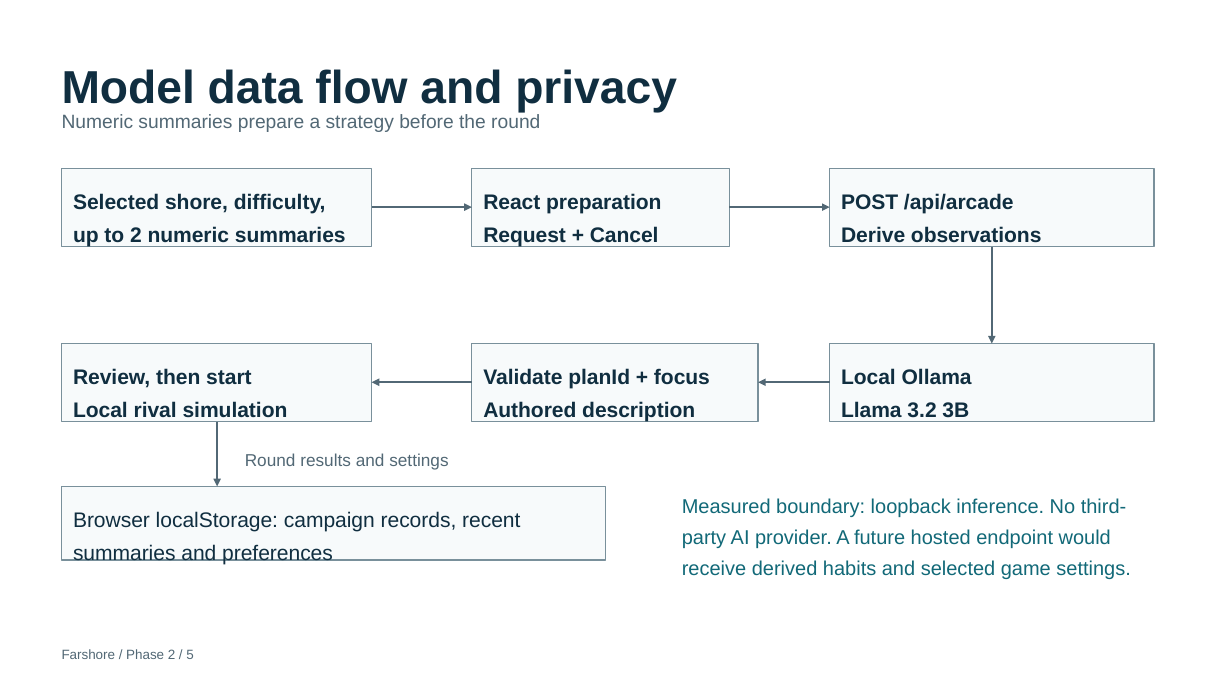
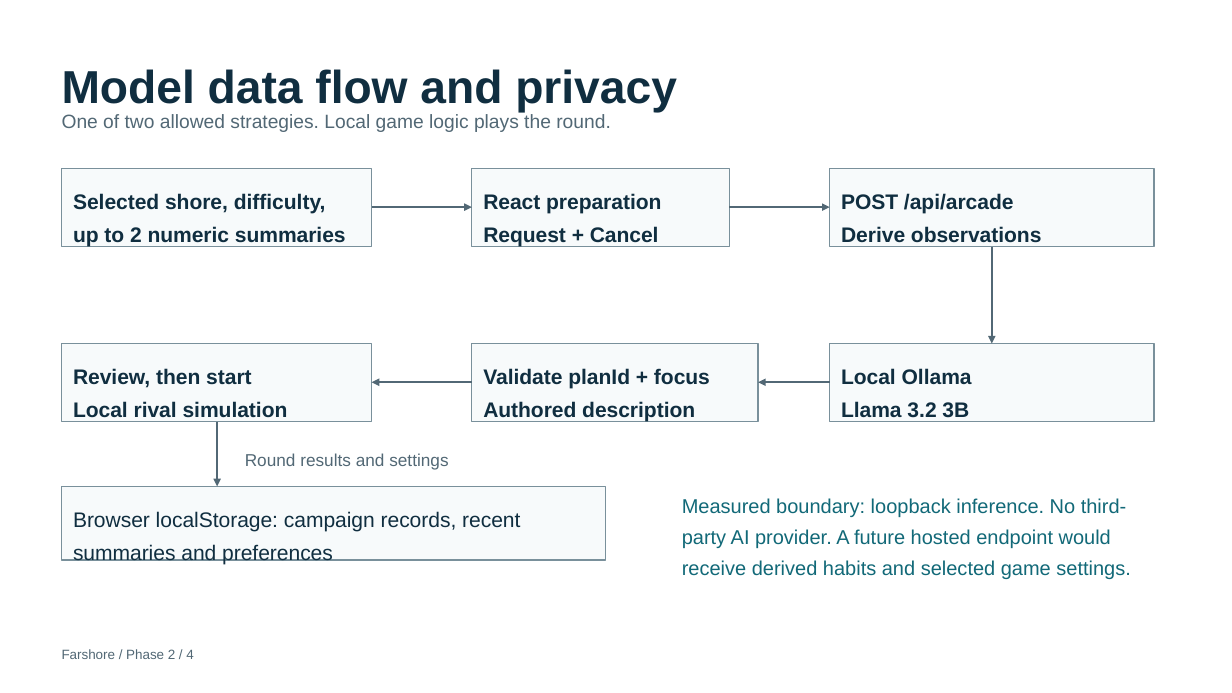
Before and after one commit to RavangDai/Farshore, a slide deck: slide 4 of Farshore Context and Assisment/docs/assignment/phase2-arcade/Farshore-Phase-2-Arcade-Presentation.pptx (slide 5 before the commit). Drawn at 1232x693 pixels with LibreOffice and Linux fonts; fonts in the diff are those of the drawing. Boxes give left, top, right and bottom in pixels: in the first picture for what was removed or moved away, otherwise in the second. Text is boxed around its words. In the diff, an @@ line names an element or a change of style, - is before the commit and + after.

```diff
--- a/Farshore Context and Assisment/docs/assignment/phase2-arcade/Farshore-Phase-2-Arcade-Presentation.pptx
+++ b/Farshore Context and Assisment/docs/assignment/phase2-arcade/Farshore-Phase-2-Arcade-Presentation.pptx
@@ text at box(62, 114, 611, 132): text changed @@
-Numeric summaries prepare a strategy before the round
+One of two allowed strategies. Local game logic plays the round.
@@ text at box(62, 649, 193, 659): text changed @@
-Farshore / Phase 2 / 5
+Farshore / Phase 2 / 4
```
Also in this commit, not shown: 3 other slides changed, 2 slides added, 45 slides removed, 8 other files.
